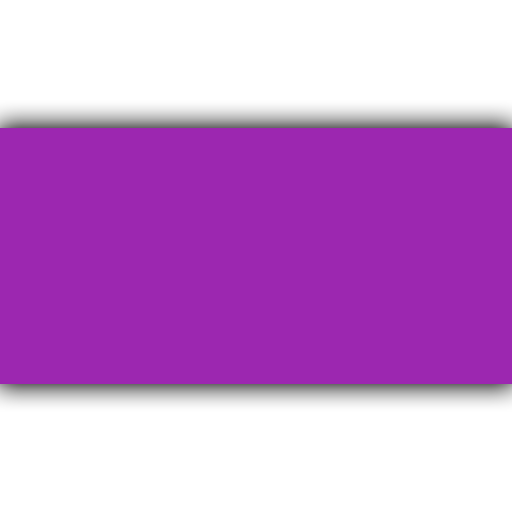
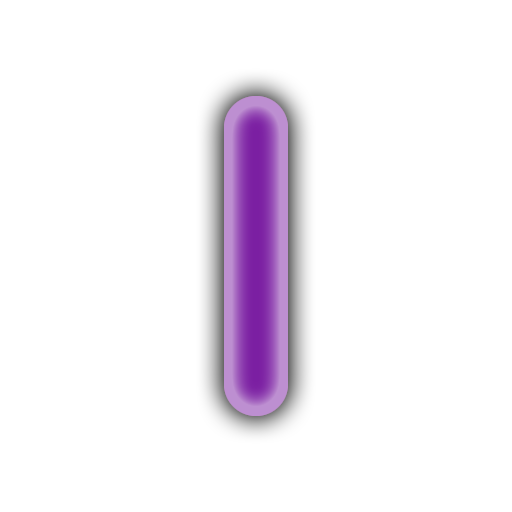
Layered file, before and after one edit (512 × 512). Changes by layer:
showed "Purple middle line" over (224, 96, 288, 416)
hid "Purple path bold" over (0, 128, 512, 384)
